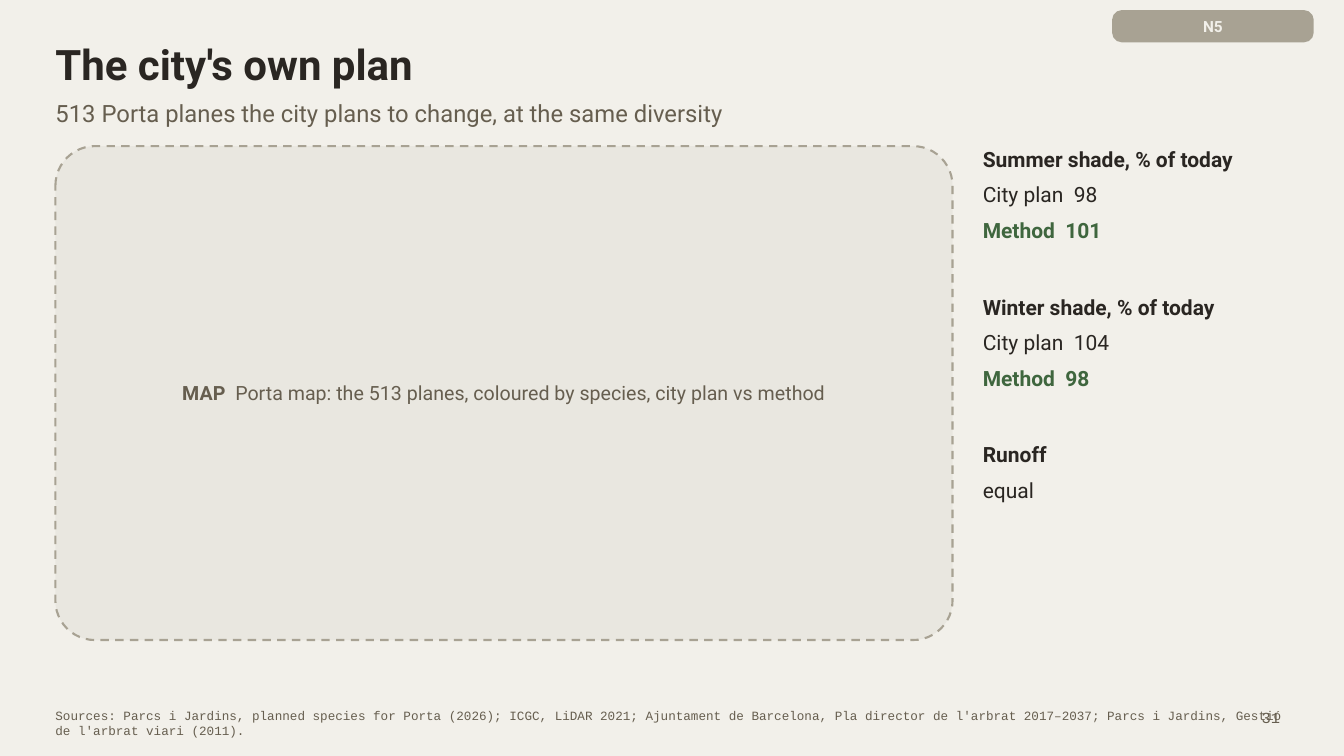
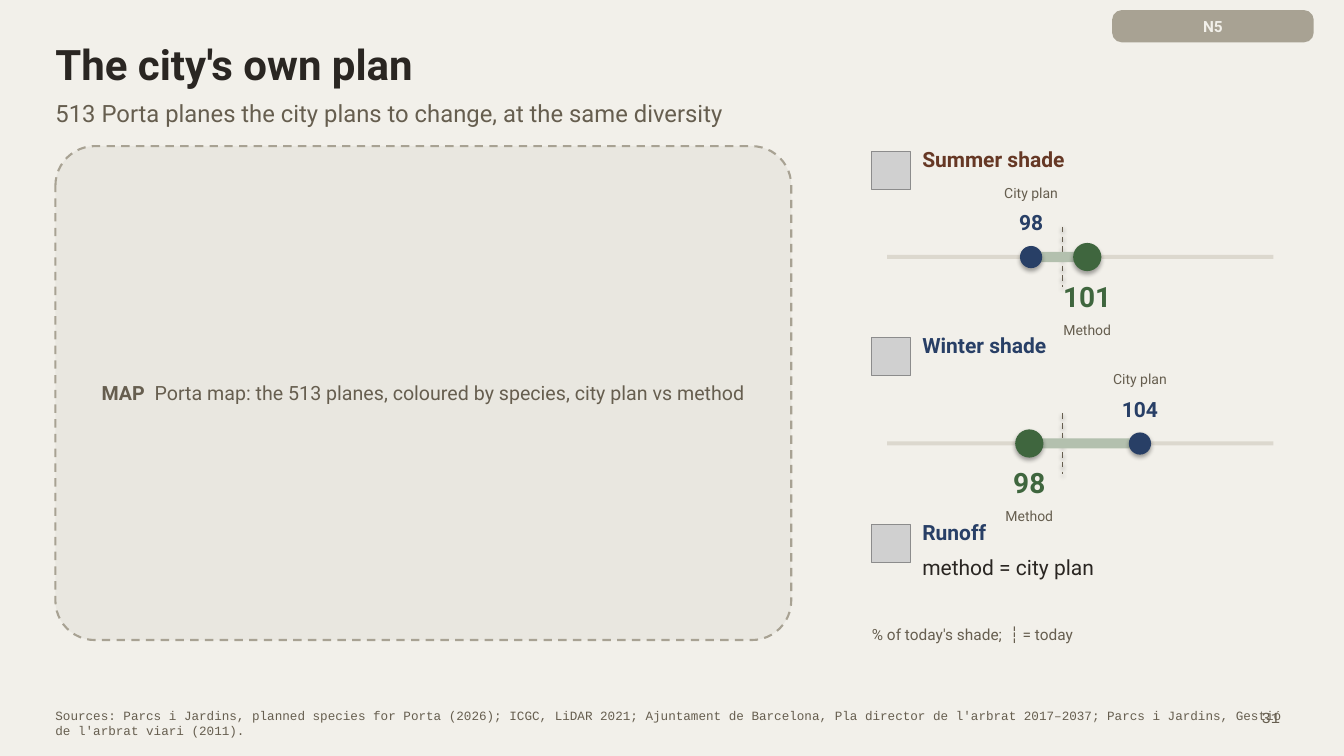
Before and after one commit to giofox96/shade-and-sponge, a slide deck: slide 31 of slides/final/shade_and_sponge_final_new.pptx. Drawn at 1344x756 pixels with LibreOffice and Linux fonts; fonts in the diff are those of the drawing; grey boxes stand for pictures. Boxes give left, top, right and bottom in pixels: in the first picture for what was removed or moved away, otherwise in the second. Text is boxed around its words. In the diff, an @@ line names an element or a change of style, - is before the commit and + after.

```diff
--- a/slides/final/shade_and_sponge_final_new.pptx
+++ b/slides/final/shade_and_sponge_final_new.pptx
@@ rounded rectangle: place and size @@
-rounded rectangle at (55, 146, 953, 640)
+rounded rectangle at (55, 146, 791, 640)
@@ text "MAP Porta map: the 513 ...": place and size @@
-text "MAP Porta map: the 513 ..." at (182, 385, 825, 404)
+text "MAP Porta map: the 513 ..." at (102, 385, 744, 404)
@@ picture added at (872, 151, 910, 190) @@
@@ text added at (922, 151, 1064, 167), 15 pt, text #663825, bold @@
+Summer shade
@@ text removed at (983, 151, 1233, 503) @@
-Summer shade, % of today
-City plan 98
-Method 101
-Winter shade, % of today
-City plan 104
-Method 98
-Runoff
-equal
@@ text added at (1004, 187, 1058, 230), 10 pt, text #665E4F @@
+City plan
+98
@@ line added from (1063, 227) to (1063, 287), #665E4F 1 pt dashed @@
@@ rectangle added at (887, 255, 1273, 259), fill #DCD8CE @@
@@ ellipse added at (1020, 246, 1043, 268), fill #283F66 @@
@@ rectangle added at (1031, 252, 1088, 262), fill #B3C0AE @@
@@ ellipse added at (1074, 243, 1102, 271), fill #3F663E @@
@@ text added at (1063, 287, 1111, 335), 10 pt, text #665E4F @@
+101
+Method
@@ picture added at (872, 338, 910, 376) @@
@@ text added at (922, 337, 1046, 353), 15 pt, text #283F66, bold @@
+Winter shade
@@ text added at (1113, 373, 1167, 417), 10 pt, text #665E4F @@
+City plan
+104
@@ line added from (1063, 413) to (1063, 474), #665E4F 1 pt dashed @@
@@ rectangle added at (887, 442, 1273, 446), fill #DCD8CE @@
@@ ellipse added at (1015, 430, 1044, 458), fill #3F663E @@
@@ rectangle added at (1029, 439, 1140, 449), fill #B3C0AE @@
@@ ellipse added at (1129, 433, 1151, 455), fill #283F66 @@
@@ text added at (1005, 473, 1053, 521), 10 pt, text #665E4F @@
+98
+Method
@@ picture added at (872, 524, 910, 563) @@
@@ text added at (922, 524, 1094, 580), 15 pt, text #2A2622 @@
+Runoff
+method = city plan
@@ text added at (887, 628, 1073, 643), 11 pt, text #665E4F @@
+% of today's shade; ┆ = today
```
Also in this commit, not shown: 1 other slide changed, 1 other file.
